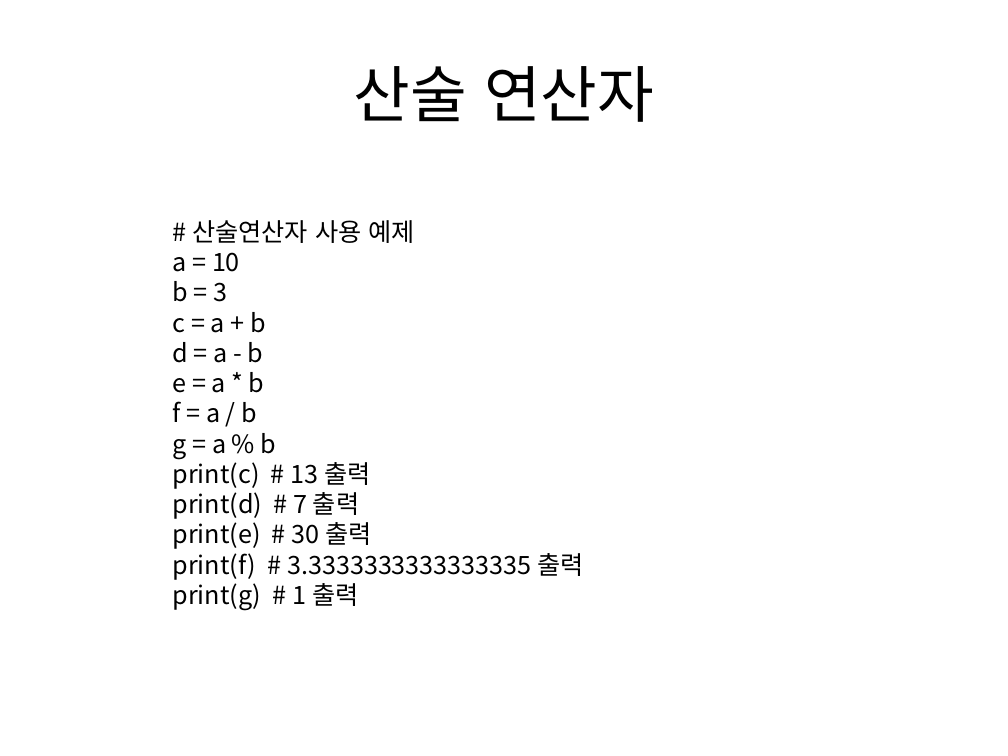
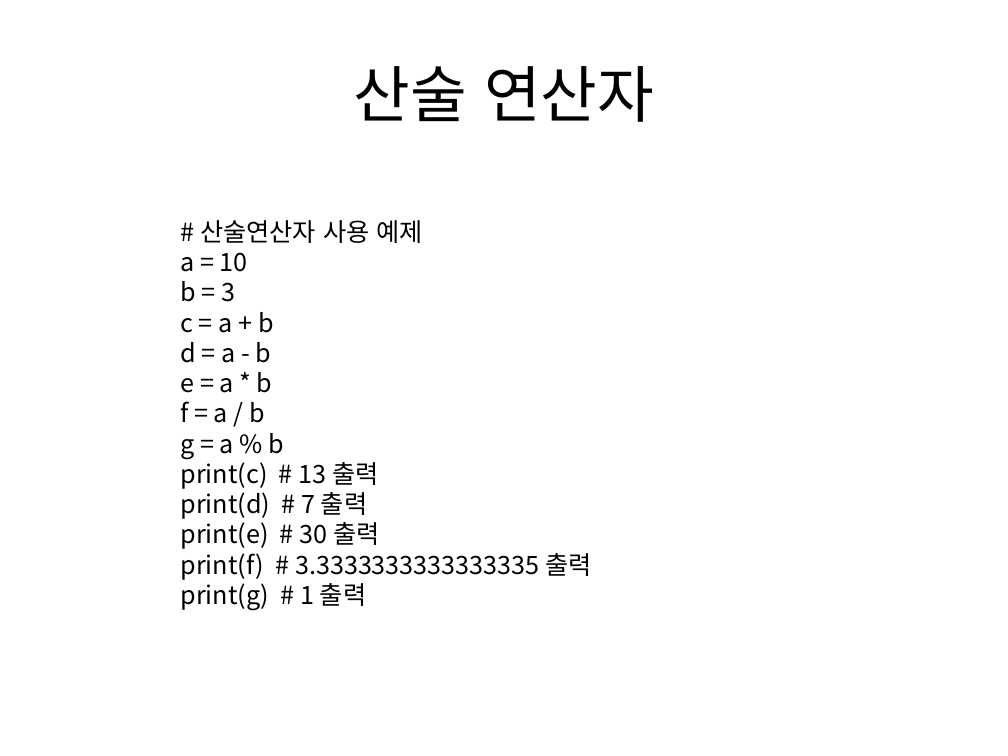
Before and after one commit to MyStraw/python, a slide deck: slide 34 of 파이썬 1.pptx. Drawn at 1008x756 pixels with LibreOffice and Linux fonts; fonts in the diff are those of the drawing. Boxes give left, top, right and bottom in pixels: in the first picture for what was removed or moved away, otherwise in the second. Text is boxed around its words. In the diff, an @@ line names an element or a change of style, - is before the commit and + after.

```diff
--- a/파이썬 1.pptx
+++ b/파이썬 1.pptx
@@ text "# 산술연산자 사용 예제": place and size @@
-text "# 산술연산자 사용 예제" at (173, 220, 584, 610)
+text "# 산술연산자 사용 예제" at (181, 220, 592, 610)
```
Also in this commit, not shown: 2 other slides changed, 3 other files.
